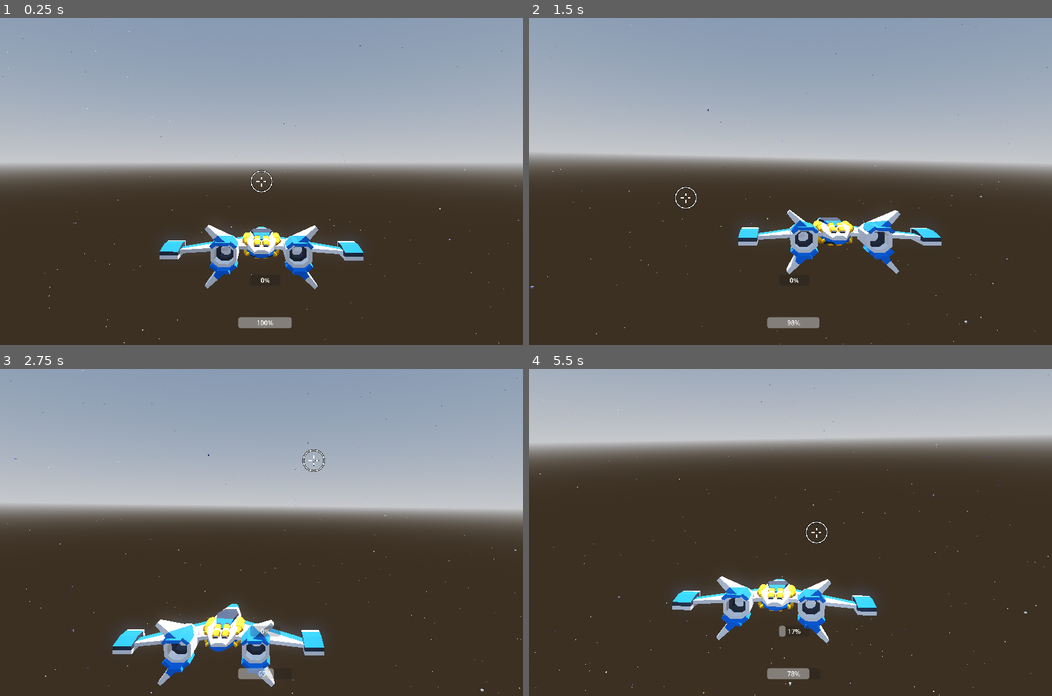
Above: before the commit, frames 1-4 (two rows, left to right).
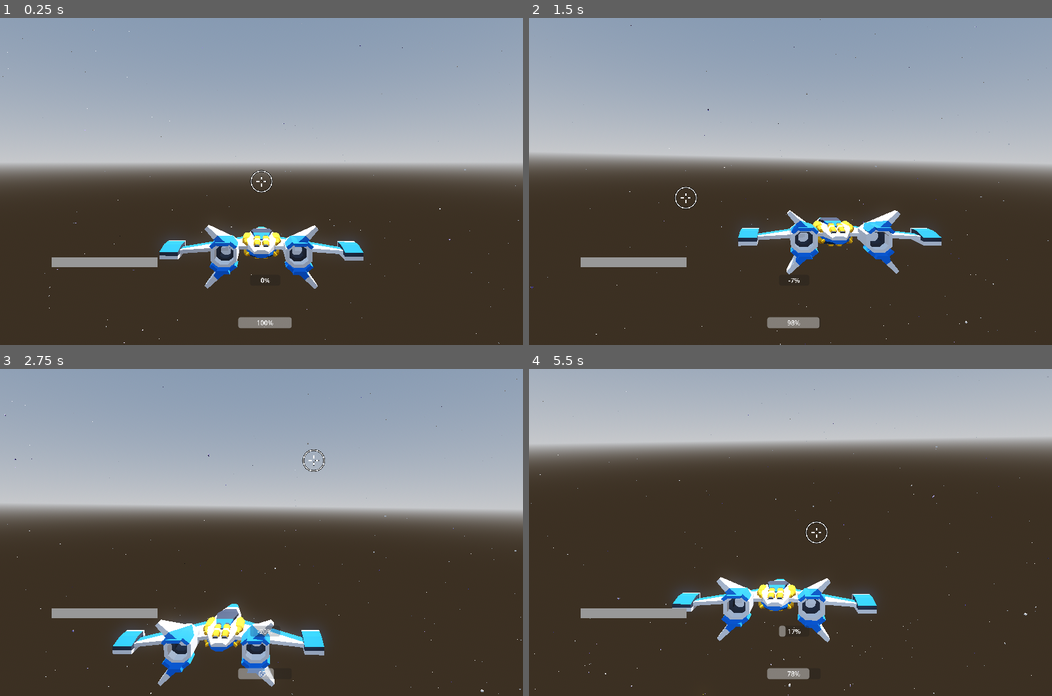
Above: after the commit, the same moments.

Repository: cgorto/space-ships
Game: Godot game, scene res://scenes/test_scene.tscn
The game is run twice, just before and just after one commit, with the same random seed, the same clock (stepped at 60 frames per second) and the same inputs.
Inputs (mouse positions are in pixels of both pictures, inside the frame that each line leads up to):
- Up to frame 1 (0.25 s): no input
- Up to frame 2 (1.5 s): move the mouse to (905, 165) at 0.52 s; hold D (move_right) 0.53-1.28 s; tap R (target) at 0.6 s; move the mouse to (685, 197) at 1.27 s; hold S (move_backward) from 1.28 s (still down); tap Shift (dash) at 1.35 s
- Up to frame 3 (2.75 s): tap R (target) at 1.55, 2.3 s; move the mouse to (313, 460) at 2.02 s; release S (move_backward) at 2.03 s; hold D (move_right) from 2.03 s (still down); hold Space (drift) from 2.03 s (still down)
- Up to frame 4 (5.5 s): move the mouse to (764, 597) at 2.77 s; release D (move_right) at 2.78 s; release Space (drift) at 2.78 s; hold W (move_forward) 2.78-3.53 s; click (764, 597) at 2.85 s; tap R (target) at 3.05, 3.6, 4.35, 5.3 s; move the mouse to (947, 581) at 3.52 s; hold A (move_left) 3.53-5.03 s; move the mouse to (633, 483) at 4.27 s; move the mouse to (816, 532) at 5.02 s; hold S (move_backward) from 5.03 s (still down); hold Shift (dash) from 5.03 s (still down)

The runs differ from the first frame. In frame 1, 0.7% of the frame differs, in the area x 9-96%, y 10-83%; in frame 2, 0.8%; in frame 3, 0.9%; in frame 4, 1.5%, in the area x 0-100%, y 4-100%.

Commit message:
made some adjustments to target cam

Diff:
--- a/scenes/component/pilot/pilot.gd
+++ b/scenes/component/pilot/pilot.gd
@@ -11,7 +11,7 @@
 
 var pitch_pid: PID = PID.new(1.5, 1, 0.5)
 var yaw_pid: PID = PID.new(1.5, 1, 0.5)
-var roll_pid: PID = PID.new(0.3, 1.0, 1.0)
+var roll_pid: PID = PID.new(0.7, 0.5, 1.0)
 
 @export var throttle_speed: float = 0.5
 
--- a/scenes/component/pilot/player_pilot.gd
+++ b/scenes/component/pilot/player_pilot.gd
@@ -5,7 +5,9 @@
 @onready var target_cast: RayCast3D = $RayCast3D
 @onready var target_indicator: Sprite3D = $TargetIndicator
 @onready var lead_crosshair: Sprite3D = $TargetIndicator/LeadCrosshair
-
+@onready var target_cam: Node3D = $CanvasLayer/Control/Control/SubViewportContainer/SubViewport/TargetCam
+@onready var target_cam_pivot: Node3D = $CanvasLayer/Control/Control/SubViewportContainer/SubViewport/TargetCam/Pivot
+@onready var target_hp_bar: ProgressBar =$CanvasLayer/Control/Control/TargetHPBar
 var target: Node3D = null
 var dash_meter: float = 1
 var dash_rate: float = 0.5
@@ -52,15 +54,31 @@
 	target_cast.target_position = to_local(mouse_direction)
 	target_cast.force_raycast_update()
 	if target_cast.is_colliding():
+		if target != null:
+			(target.mesh as MeshInstance3D).set_layer_mask_value(2, true)
+			(target.mesh as MeshInstance3D).set_layer_mask_value(3, false)
 		target = (target_cast.get_collider() as TargetArea).ship
+		(target.mesh as MeshInstance3D).set_layer_mask_value(3, true)
 
 func update_target_indicator() -> void:
 	if target != null:
 		#target_indicator.visible = not get_viewport().get_camera_3d().is_position_behind(global_transform.origin)
+		target_hp_bar.value = target.hp.get_health_percent()
 		target_indicator.global_position = target.global_position
 		target_indicator.visible = true
 		lead_crosshair.global_position = Util.calculate_lead(own_ship,target,-weapon.bullet_spawner.proj_speed)
+
+
+
+		target_cam.global_position = target.global_position
+		var camera: Camera3D = get_viewport().get_camera_3d()
+		target_cam_pivot.position = (camera.global_position - target_cam.global_position).normalized() * 20
+		target_cam_pivot.look_at(target_cam.global_position,camera.global_basis.y)
+
+
+
 	else:
+		target_hp_bar.value = 0
 		target_indicator.visible = false
 
 func dash(delta: float) -> void:
--- a/scenes/component/pilot/player_pilot.tscn
+++ b/scenes/component/pilot/player_pilot.tscn
@@ -1,8 +1,13 @@
-[gd_scene load_steps=5 format=3 uid="uid://rjscsifxkuxr"]
+[gd_scene load_steps=7 format=3 uid="uid://rjscsifxkuxr"]
 
 [ext_resource type="Script" path="res://scenes/component/pilot/player_pilot.gd" id="1_eqnf8"]
 [ext_resource type="Texture2D" uid="uid://n75bdovhlcod" path="res://assets/fantasy-ui-borders.svg" id="2_s66tq"]
 [ext_resource type="Texture2D" uid="uid://26yo4d5if34g" path="res://assets/Crosshair.png" id="3_66vtr"]
+
+[sub_resource type="StyleBoxFlat" id="StyleBoxFlat_rpb2h"]
+
+[sub_resource type="StyleBoxFlat" id="StyleBoxFlat_17b7h"]
+bg_color = Color(1, 0, 0, 1)
 
 [sub_resource type="AtlasTexture" id="AtlasTexture_vtn8y"]
 atlas = ExtResource("2_s66tq")
@@ -20,6 +25,8 @@
 offset_right = 686.0
 offset_bottom = 655.0
 max_value = 1.0
+allow_greater = true
+allow_lesser = true
 
 [node name="VBoxContainer" type="VBoxContainer" parent="CanvasLayer"]
 visible = false
@@ -44,6 +51,62 @@
 offset_bottom = 759.0
 max_value = 1.0
 
+[node name="Control" type="Control" parent="CanvasLayer"]
+layout_mode = 3
+anchors_preset = 15
+anchor_right = 1.0
+anchor_bottom = 1.0
+grow_horizontal = 2
+grow_vertical = 2
+
+[node name="Control" type="Control" parent="CanvasLayer/Control"]
+layout_mode = 1
+anchor_left = 0.099
+anchor_top = 0.733
+anchor_right = 0.301
+anchor_bottom = 1.0
+offset_right = -0.560028
+offset_bottom = 0.399963
+
+[node name="SubViewportContainer" type="SubViewportContainer" parent="CanvasLayer/Control/Control"]
+clip_contents = true
+layout_mode = 1
+anchors_preset = 15
+anchor_right = 1.0
+anchor_bottom = 1.0
+grow_horizontal = 2
+grow_vertical = 2
+
+[node name="SubViewport" type="SubViewport" parent="CanvasLayer/Control/Control/SubViewportContainer"]
+transparent_bg = true
+handle_input_locally = false
+debug_draw = 4
+canvas_cull_mask = 4293918722
+size = Vector2i(256, 128)
+render_target_update_mode = 4
+
+[node name="TargetCam" type="Node3D" parent="CanvasLayer/Control/Control/SubViewportContainer/SubViewport"]
+
+[node name="Pivot" type="Node3D" parent="CanvasLayer/Control/Control/SubViewportContainer/SubViewport/TargetCam"]
+
+[node name="Camera3D" type="Camera3D" parent="CanvasLayer/Control/Control/SubViewportContainer/SubViewport/TargetCam/Pivot"]
+cull_mask = 4
+fov = 60.0
+near = 1.0
+far = 10000.0
+
+[node name="TargetHPBar" type="ProgressBar" parent="CanvasLayer/Control/Control"]
+layout_mode = 1
+anchors_preset = -1
+anchor_right = 1.0
+anchor_bottom = 0.115
+offset_bottom = -0.36
+theme_override_styles/background = SubResource("StyleBoxFlat_rpb2h")
+theme_override_styles/fill = SubResource("StyleBoxFlat_17b7h")
+max_value = 1.0
+value = 1.0
+show_percentage = false
+
 [node name="RayCast3D" type="RayCast3D" parent="."]
 enabled = false
 target_position = Vector3(0, 0, 0)
@@ -60,7 +123,3 @@
 [node name="LeadCrosshair" type="Sprite3D" parent="TargetIndicator"]
 billboard = 1
 texture = ExtResource("3_66vtr")
-
-[node name="SubViewport" type="SubViewport" parent="."]
-
-[node name="Camera3D" type="Camera3D" parent="SubViewport"]
--- a/scenes/game_object/npc_ship.gd
+++ b/scenes/game_object/npc_ship.gd
@@ -4,6 +4,7 @@
 @onready var pilot: Pilot = $Pilot
 @onready var hp: HealthComponent = $HealthComponent
 @onready var hit_sound: RandomStreamPlayerComponent = $RandomStreamPlayerComponent
+@onready var mesh: MeshInstance3D = $Visuals/MeshInstance3D
 
 var velocity: Vector3
 
Not shown, added: scenes/game_object/npc_ship.tscn430872673.tmp
